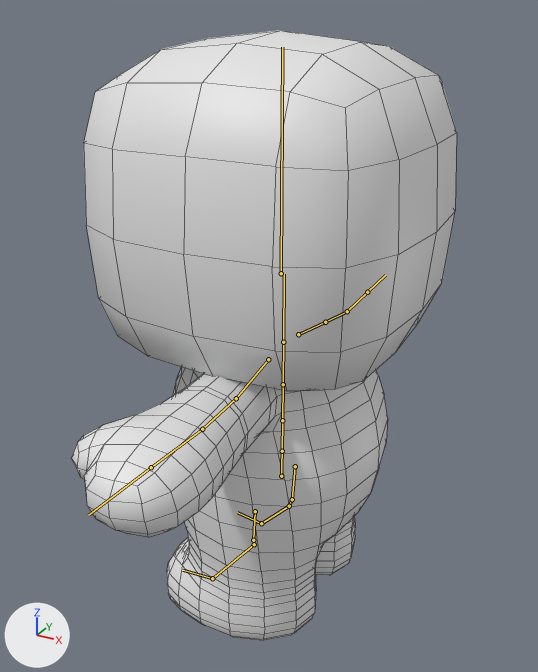
Renders of the FBX model assets/3D/models/people/char5.fbx from each side of a commit.
The view is the same before and after, from a 50 mm camera at (0.874, -1.18, 1.61) aimed at (-0.037, 0.478, 0.781). The lights are fixed; the arrows at lower left show +X, +Y and +Z. The first picture is the older version. The bones that change, and the others that lie on the model, are drawn over the model as lines. Mesh edges are drawn as thin lines.
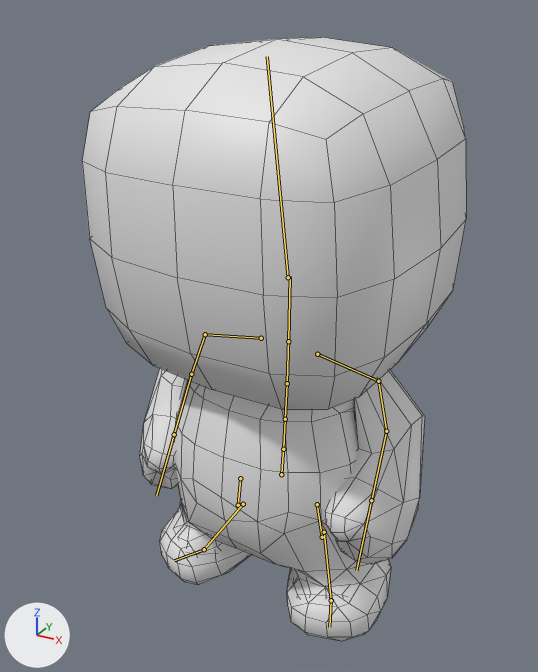
The newer file adds an action. The first version stands in its rest pose; the second is drawn at frame 47 of the action 'Armature|Armature|Armature|Armature|Armature|Armature|Armature|Armature|Armature|Armature|idle'.

Changed parts and their boxes [x1, y1, x2, y2] in the pictures (538 x 672 px):
'Cube.001', posed: before [71, 30, 457, 641]; after [82, 37, 466, 642]
bone 'mixamorig:Hips', root to tip: before (281, 476) to (282, 440); after (281, 474) to (284, 439)
bone 'mixamorig:Spine', root to tip: before (282, 451) to (282, 420); after (283, 449) to (285, 419)
bone 'mixamorig:Spine1', root to tip: before (282, 420) to (283, 384); after (285, 419) to (287, 383)
bone 'mixamorig:Spine2', root to tip: before (283, 384) to (283, 338); after (287, 383) to (288, 337)
bone 'mixamorig:Neck', root to tip: before (283, 342) to (284, 274); after (288, 341) to (290, 276)
bone 'mixamorig:Head', root to tip: before (281, 273) to (282, 47); after (288, 277) to (267, 56)
bone 'mixamorig:LeftArm', root to tip: before (236, 398) to (202, 429); after (378, 381) to (386, 431)
bone 'mixamorig:LeftForeArm', root to tip: before (202, 429) to (151, 467); after (386, 431) to (371, 500)
bone 'mixamorig:RightShoulder', root to tip: before (298, 334) to (325, 322); after (261, 338) to (205, 334)
bone 'mixamorig:RightArm', root to tip: before (325, 322) to (347, 311); after (205, 334) to (191, 374)
bone 'mixamorig:RightForeArm', root to tip: before (347, 311) to (367, 292); after (191, 374) to (174, 434)
bone 'mixamorig:LeftUpLeg', root to tip: before (255, 511) to (253, 540); after (317, 504) to (322, 537)
bone 'mixamorig:LeftLeg', root to tip: before (253, 540) to (254, 544); after (322, 537) to (324, 532)
bone 'mixamorig:LeftFoot', root to tip: before (254, 544) to (212, 578); after (324, 532) to (331, 600)
bone 'mixamorig:RightUpLeg', root to tip: before (295, 466) to (292, 499); after (240, 478) to (238, 505)
bone 'mixamorig:RightLeg', root to tip: before (292, 499) to (289, 506); after (238, 505) to (243, 504)
bone 'mixamorig:RightFoot', root to tip: before (289, 506) to (261, 523); after (243, 504) to (204, 549)

The edits, one by one:
Bone 'mixamorig:Hips' (bone_mixamorig_hips) moves from (0.0, 0.0, 0.0) to (-4.0, -5.0, -9.0).
Bone 'mixamorig:Hips' (bone_mixamorig_hips) turns from (0, 0, 0) to (-85, 87, -86) degrees about its own x, y and z.
Bone 'mixamorig:Spine' (bone_mixamorig_spine) turns from (0, 0, 0) to (0, 0, 1) degrees about its own x, y and z.
Bone 'mixamorig:Spine1' (bone_mixamorig_spine1) turns from (0, 0, 0) to (0, -2, 1) degrees about its own x, y and z.
Bone 'mixamorig:Spine2' (bone_mixamorig_spine2) turns from (0, 0, 0) to (0, -2, 1) degrees about its own x, y and z.
Bone 'mixamorig:Neck' (bone_mixamorig_neck) turns from (0, 0, 0) to (1, 1, 2) degrees about its own x, y and z.
Bone 'mixamorig:Head' (bone_mixamorig_head) turns from (0, 0, 0) to (-4, -2, 6) degrees about its own x, y and z.
Bone 'mixamorig:LeftArm' (bone_mixamorig_leftarm) turns from (0, 0, 0) to (70, 6, 17) degrees about its own x, y and z.
Bone 'mixamorig:LeftForeArm' (bone_mixamorig_leftforearm) turns from (0, 0, 0) to (6, -3, 28) degrees about its own x, y and z.
Bone 'mixamorig:RightShoulder' (bone_mixamorig_rightshoulder) turns from (0, 0, 0) to (0, -4, -9) degrees about its own x, y and z.
Bone 'mixamorig:RightArm' (bone_mixamorig_rightarm) turns from (0, 0, 0) to (67, -3, -30) degrees about its own x, y and z.
Bone 'mixamorig:RightForeArm' (bone_mixamorig_rightforearm) turns from (0, 0, 0) to (6, 3, -23) degrees about its own x, y and z.
Bone 'mixamorig:LeftUpLeg' (bone_mixamorig_leftupleg) turns from (0, 0, 0) to (15, -4, 13) degrees about its own x, y and z.
Bone 'mixamorig:LeftLeg' (bone_mixamorig_leftleg) turns from (0, 0, 0) to (-8, 2, 85) degrees about its own x, y and z.
Bone 'mixamorig:LeftFoot' (bone_mixamorig_leftfoot) turns from (0, 0, 0) to (77, -4, -69) degrees about its own x, y and z.
Bone 'mixamorig:RightUpLeg' (bone_mixamorig_rightupleg) turns from (0, 0, 0) to (-15, 15, 7) degrees about its own x, y and z.
Bone 'mixamorig:RightLeg' (bone_mixamorig_rightleg) turns from (0, 0, 0) to (1, 0, 79) degrees about its own x, y and z.
Bone 'mixamorig:RightFoot' (bone_mixamorig_rightfoot) turns from (0, 0, 0) to (58, 15, 77) degrees about its own x, y and z.
